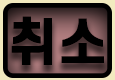
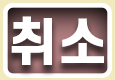
The second 115px x 80px image is a revision of the first. Changes to its layers:
painted on "취소" over [11,16,104,65]
painted on "모서리가 둥근 직사각형 1" over [3,3,112,78]
